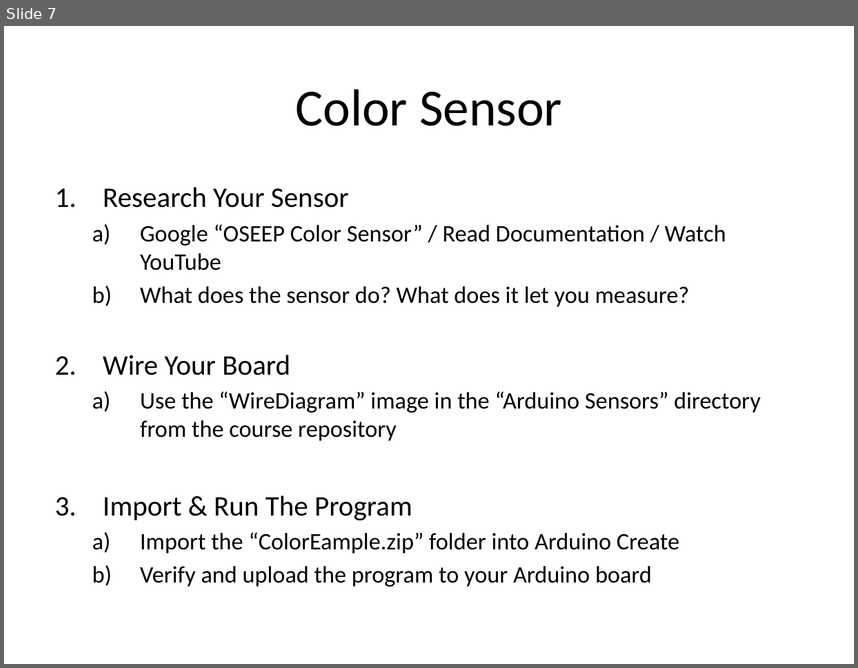
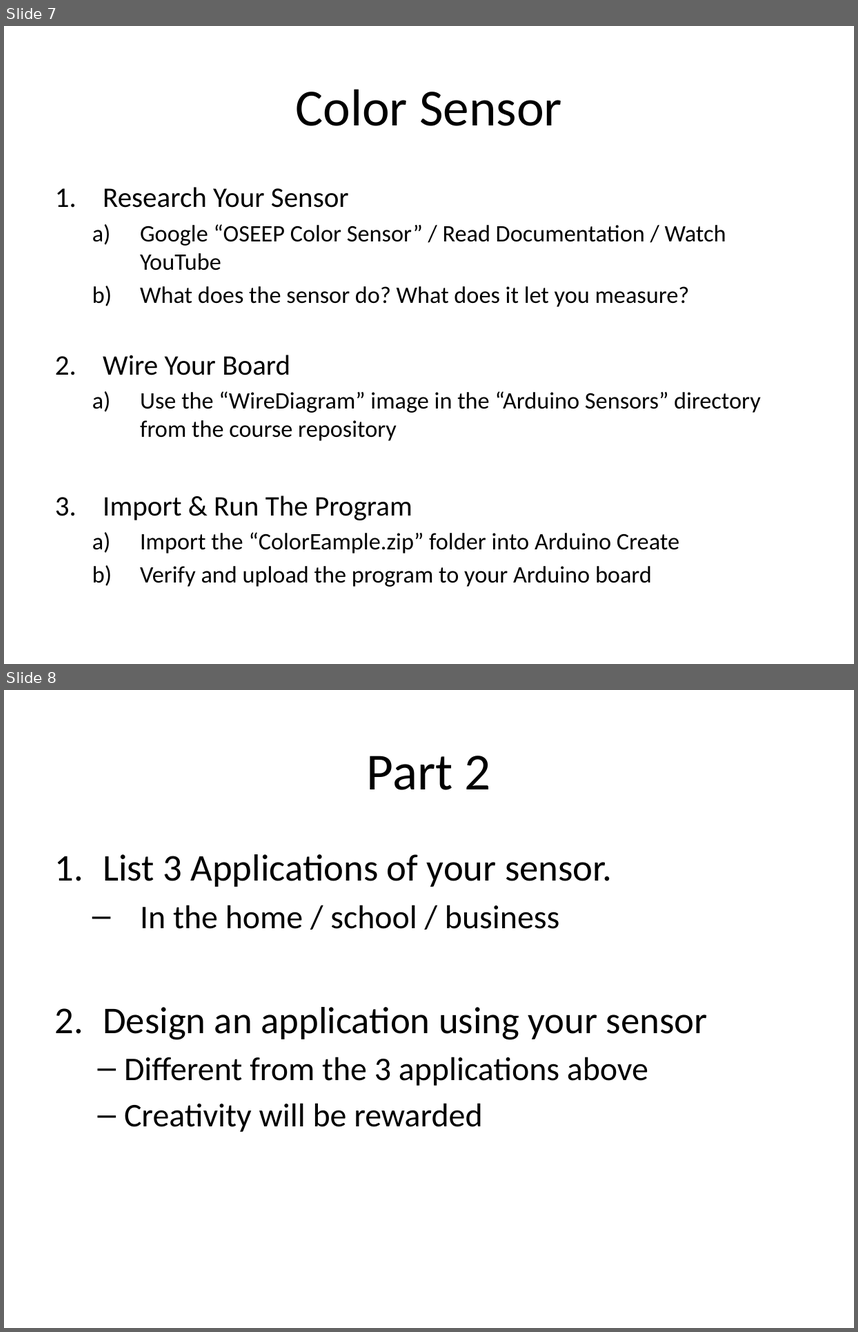
Before and after one commit to BirkaranGill/ICS3C0, a slide deck: Daily Agendas/Day11.1_ArduinoSensors1_Nov13.pptx. Shown one above the other, each under a label of ours: slide 7 before the commit, slides 7 and 8 after it. The pictures are 858x668 and 858x1332 pixels, drawn with LibreOffice and Linux fonts; fonts in the diff are those of the drawing. Boxes give left, top, right and bottom in pixels: in the first picture for what was removed or moved away, otherwise in the second. Text is boxed around its words. In the diff, an @@ line names an element or a change of style, - is before the commit and + after.

```diff
--- a/Daily Agendas/Day11.1_ArduinoSensors1_Nov13.pptx
+++ b/Daily Agendas/Day11.1_ArduinoSensors1_Nov13.pptx
@@ slide 8 added at <box>4,690,854,1328</box>, background #FFFFFF @@
@@ title added at <box>367,756,491,790</box>, 44 pt, text #000000 @@
+Part 2
@@ text added at <box>103,854,708,1132</box>, 28 pt, text #000000 @@
+1. List 3 Applications of your sensor.
+  – In the home / school / business
+2. Design an application using your sensor
+  – Different from the 3 applications above
+  – Creativity will be rewarded
```
Also in this commit, not shown: 2 other files.
